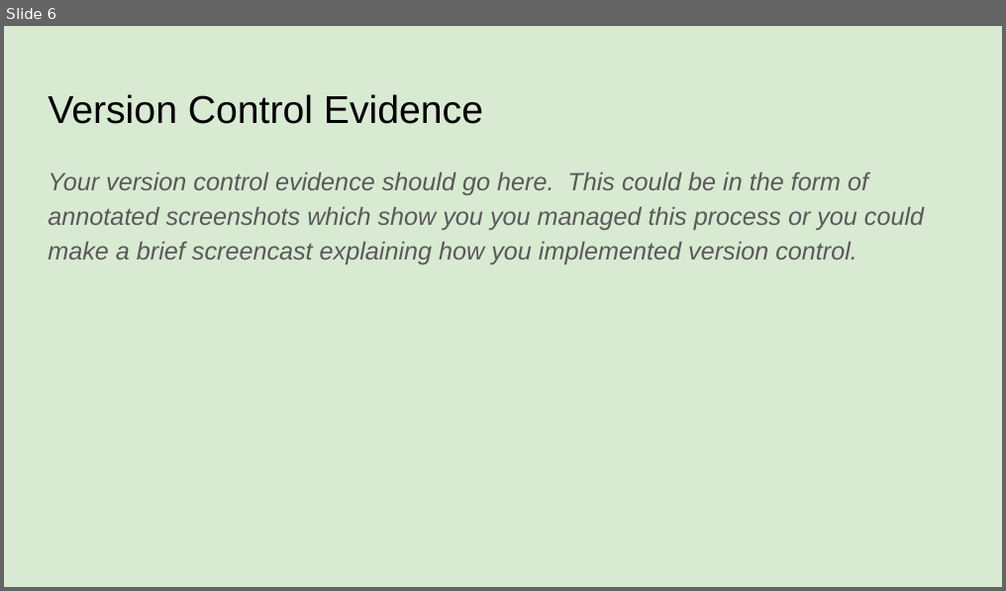
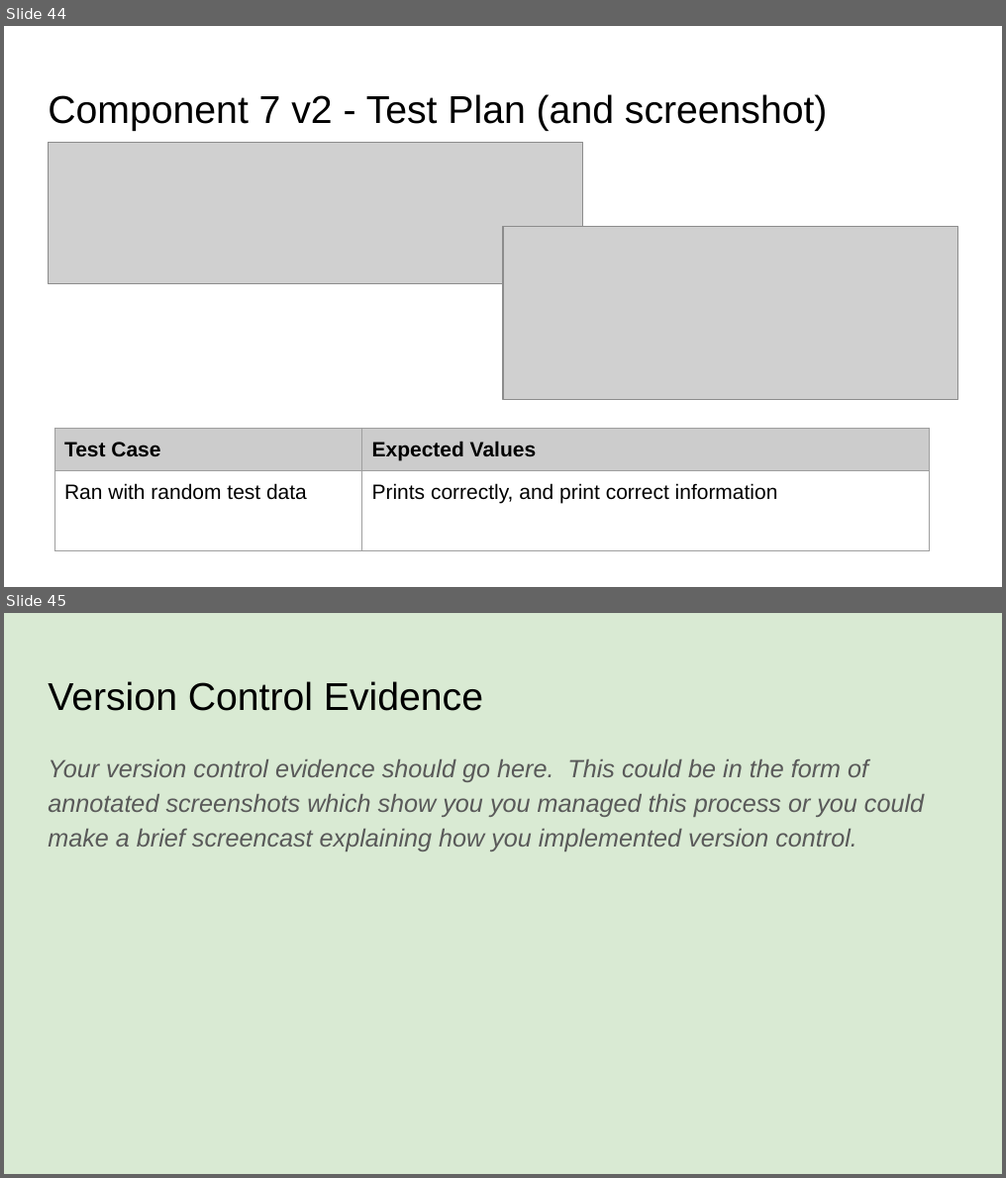
Before and after one commit to LaurenceStewart/Pizza_Bot, a slide deck: 022_91893+_+91897+Documentation.pptx. Shown one above the other, each under a label of ours: slide 6 before the commit, slides 44 and 45 after it. The pictures are 1006x591 and 1006x1178 pixels, drawn with LibreOffice and Linux fonts; fonts in the diff are those of the drawing; grey boxes stand for pictures. Boxes give left, top, right and bottom in pixels: in the first picture for what was removed or moved away, otherwise in the second. Text is boxed around its words. In the diff, an @@ line names an element or a change of style, - is before the commit and + after.

```diff
--- a/022_91893+_+91897+Documentation.pptx
+++ b/022_91893+_+91897+Documentation.pptx
@@ slide 44 added at box(4, 26, 1002, 587), background #FFFFFF @@
@@ title added at box(48, 94, 828, 131), 28 pt, text #000000 @@
+Component 7 v2 - Test Plan (and screenshot)
@@ picture added at box(48, 142, 583, 283) @@
@@ picture added at box(503, 227, 958, 400) @@
@@ table added at box(54, 428, 929, 553), 2 rows, 2 columns @@
+Test Case | Expected Values
+Ran with random test data | Prints correctly, and print correct information
@@ what was slide 6 is now slide 45 @@
```
Also in this commit, not shown: 3 slides changed, 39 other slides added, 1 slide removed, 3 other files.
